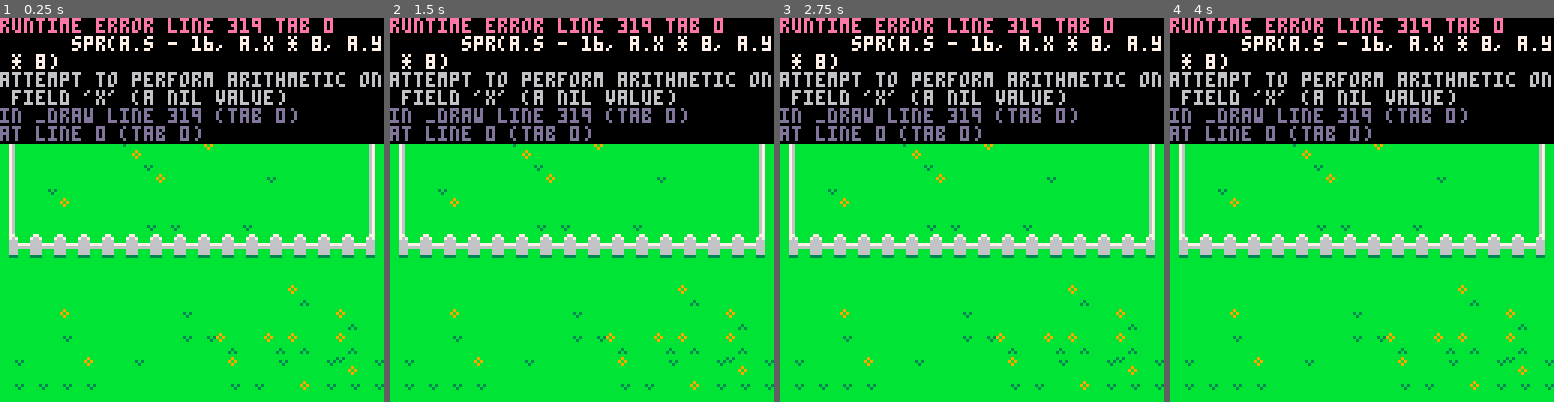
Above: before the commit, frames 1-4 (left to right).
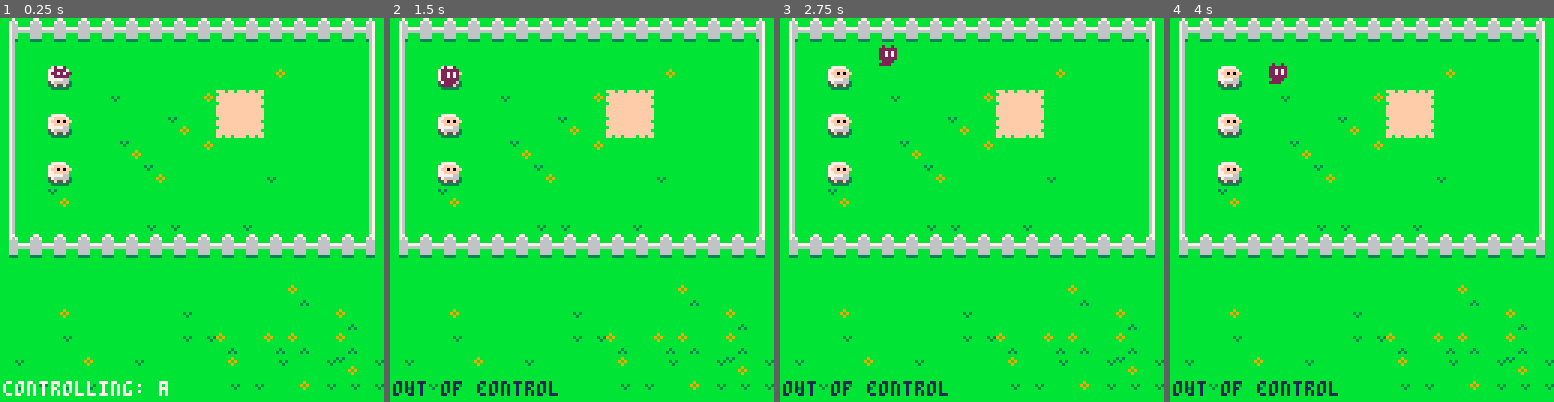
Above: after the commit, the same moments.

Repository: ethanmuller/gmtk-2020-jam
Game: PICO-8 cartridge ooc.p8
Two runs of this game, one before a commit and one after it. Both use one fixed random seed, a clock stepped at 60 frames per second and the inputs below.
Inputs:
- Up to frame 1 (0.25 s): no input
- Up to frame 2 (1.5 s): tap O (Z key) at 0.7 s
- Up to frame 3 (2.75 s): hold Right 1.6-2.1 s; tap O (Z key) at 1.7, 2.1, 2.5 s; hold Up 2.15-2.42 s; hold Right from 2.47 s (still down)
- Up to frame 4 (4 s): tap O (Z key) at 2.9, 3.3, 3.7 s; release Right at 3.03 s; hold Left 3.08-3.58 s; hold Down 3.63-3.97 s

The runs differ from the first frame. In frame 1, 34% of the frame differs, in the area x 0-100%, y 0-99%; in frame 2, 34%; in frame 3, 34%; in frame 4, 34%.
Error before the commit: runtime error line 319 tab 0; spr(a.s - 16, a.x * 8, a.y * 8); attempt to perform arithmetic on field 'x' (a nil value)

Commit message:
Revert "Update ooc.p8"
This reverts commit 503d9447ba3e9c0e92fcb9efc0c6e3b4c7146e15.

Diff:
--- a/ooc.p8
+++ b/ooc.p8
@@ -10,7 +10,6 @@
 
 -- todo: dynamically populate this table with each actor in a scene, clear it when leaving scenes
 actors = {}
-box = 5
 
 -- player
 -- todo: change from p1 to table full of actors
@@ -43,41 +42,12 @@
 add(actors, b)
 add(actors, c)
 
-levels = {}
-
-levels[1] = {x=0,y=0,soffx=0,soffy=0,widx=16,widy=16}
-
 -- time
 t = 0
 
 -- game state
 gs = {}
-gs.map = {}
-
--- game state
-gs = {}
-gs.map = {}
-
---player spawn
-gs.map.actors = {}
-gs.map.actors.x = 0
-gs.map.actors.y = 0
-
---list of boxes in the level
-gs.map.boxes = {}
-gs.map.boxes_init = {} --for reset
-
---x/y on the map
-gs.map.x = 0
-gs.map.y = 0
-
---offset value to center the map
-gs.map.soffx = 0
-gs.map.soffy = 0
-
---level map width
-gs.map.widx = 0
-gs.map.widy = 0
+gs.map = 0
 
 -- game mode
 -- 0: title
@@ -111,65 +81,6 @@
 -- map sprite flag
 f = 0
 
-function level_loader(lvl)
-  local x,y,curr_tile,box_sprite,map_x,map_y
-	local box_count = 1
-    --reset the crate/target arrays
-	gs.map.crates={}
-	gs.map.crates_init={}
-	gs.map.targets={}
-	gs.map.x = levels[lvl].x
-	gs.map.y = levels[lvl].y
-	gs.map.soffx = levels[lvl].soffx
-	gs.map.soffy = levels[lvl].soffy
-	gs.map.widx = levels[lvl].widx
-	gs.map.widy = levels[lvl].widy
-    --map scan
-    for x=gs.map.x*8+gs.map.soffx,((gs.map.x*8)+gs.map.widx*8)+gs.map.soffx,8 do
-		  for y=gs.map.y*8+gs.map.soffy,((gs.map.y*8)+gs.map.widy*8)+gs.map.soffy,8 do
-        local sx, sy
-        sx = x-(gs.map.x*8)
-			  sy = y-(gs.map.y*8)
-			  curr_tile=get_map_pos(sx,sy)
-			  curr_tile_flag=fget(curr_tile)
-			  map_x=to_map_val(x,"x")
-			  map_y=to_map_val(y,"y")
-        --spawn
-        if(curr_tile_flag==8)then
-          gs.map.actors.x = sx
-          gs.map.actors.y = sy
-        end
-      end
-    end
-  --set player pos to spawn pos
-  actors.x = gs.map.actors.x
-  actors.y = gs.map.actors.y
-end
-
-function draw_crates(o)
-	local m_x=to_map_val(o.x,"x")
-	local m_y=to_map_val(o.y,"y")
-	local cell=get_map_pos(o.x,o.y)
-	mset(m_x,m_y,o.org_spr)
-	--draw a rect on crate if on target
-	if(fget(o.last_tile)==127)then
-		rect(o.x-(gs.map.x*8),o.y-(gs.map.y*8),(o.x+7)-(gs.map.x*8),(o.y+7)-(gs.map.y*8),crt_col)
-	end
-end
-
---get map position
-function get_map_pos(x,y)
-	return mget(flr((x-gs.map.soffx)/8)+gs.map.x,flr((y-gs.map.soffy)/8)+gs.map.y)
-end
-
-function to_map_val(val,axis)
-	if(axis=="x")then
-		return flr((val-gs.map.soffx)/8)
-	elseif(axis=="y")then
-		return flr((val-gs.map.soffy)/8)
-	end
-end
-
 function actor_i_at_point(x,y)
   for i,a in ipairs(actors) do
     if a.x == x and a.y == y then
@@ -299,8 +210,7 @@
 end
 
 function _init()
-  --load_map(0)
-  level_loader(1)
+  load_map(0)
   set_ctrl(1)
 end
 
@@ -308,10 +218,7 @@
   cls()
   palt(0, true)
   palt(11, false)
-  map(gs.map.x, gs.map.y, gs.map.soffx, gs.map.soffy, gs.map.widx, gs.map.widy)
-
-  foreach(gs.map.boxes,draw_boxes)
-
+  map(0, 0, 0, 0, 16, 16)
   -- spr(p1.s, p1.x * 8, p1.y * 8)
 
   for i,a in ipairs(actors) do
